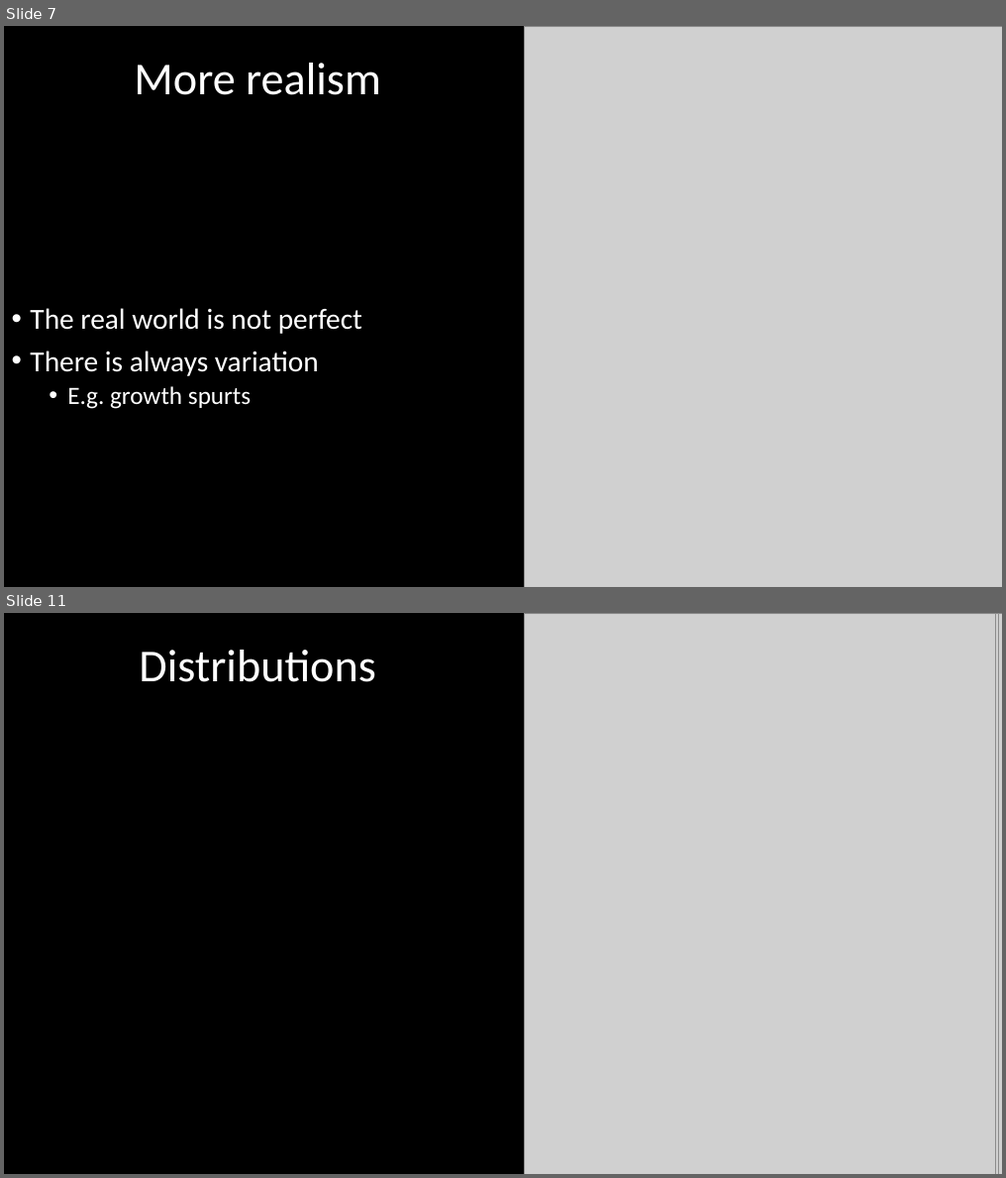
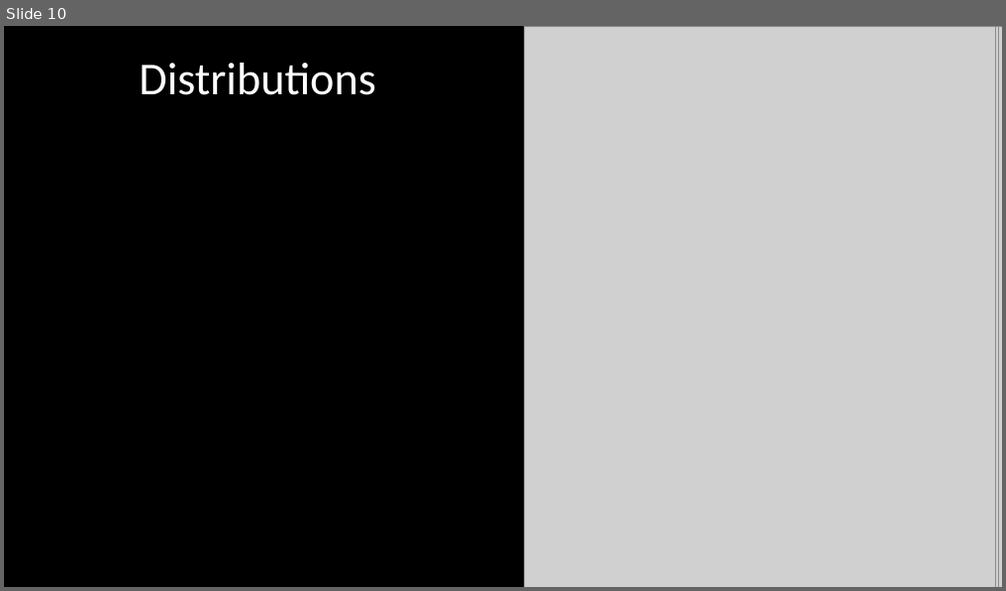
Before and after one commit to DeonRoos/stats-for-biologists, a slide deck: Lecture 2 - lm overview/Slides/Introduction to linear models.pptx. Shown one above the other, each under a label of ours: slides 7 and 11 before the commit, slide 10 after it; the slides between them are not shown. The pictures are 1006x1178 and 1006x591 pixels, drawn with LibreOffice and Linux fonts; fonts in the diff are those of the drawing; grey boxes stand for pictures. Boxes give left, top, right and bottom in pixels: in the first picture for what was removed or moved away, otherwise in the second. Text is boxed around its words. In the diff, an @@ line names an element or a change of style, - is before the commit and + after.

```diff
--- a/Lecture 2 - lm overview/Slides/Introduction to linear models.pptx
+++ b/Lecture 2 - lm overview/Slides/Introduction to linear models.pptx
@@ slide 7 removed at (4, 26, 1002, 587), background #000000 @@
@@ picture removed at (525, 26, 1002, 587) @@
@@ title removed at (134, 63, 381, 95) @@
-More realism
@@ text removed at (30, 308, 362, 409) @@
-• The real world is not perfect
-• There is always variation
-  • E.g. growth spurts
@@ what was slide 11 is now slide 10 @@
```
Also in this commit, not shown: 7 slides changed, 2 slides added, 1 other slide removed, 17 other files.
